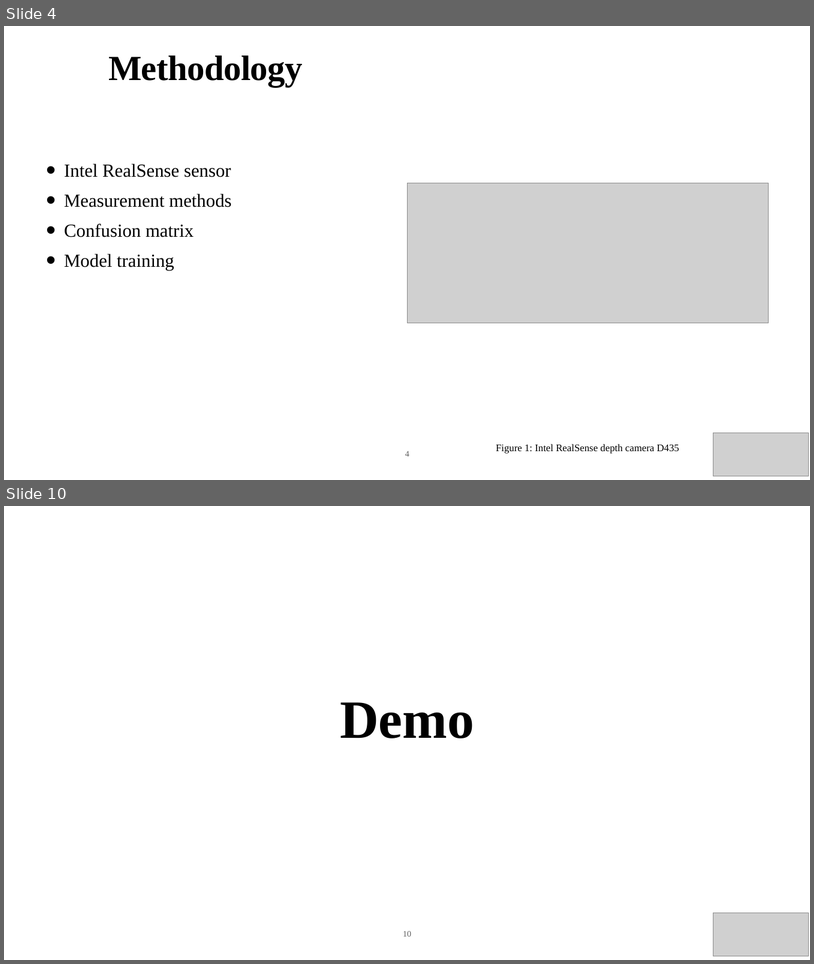
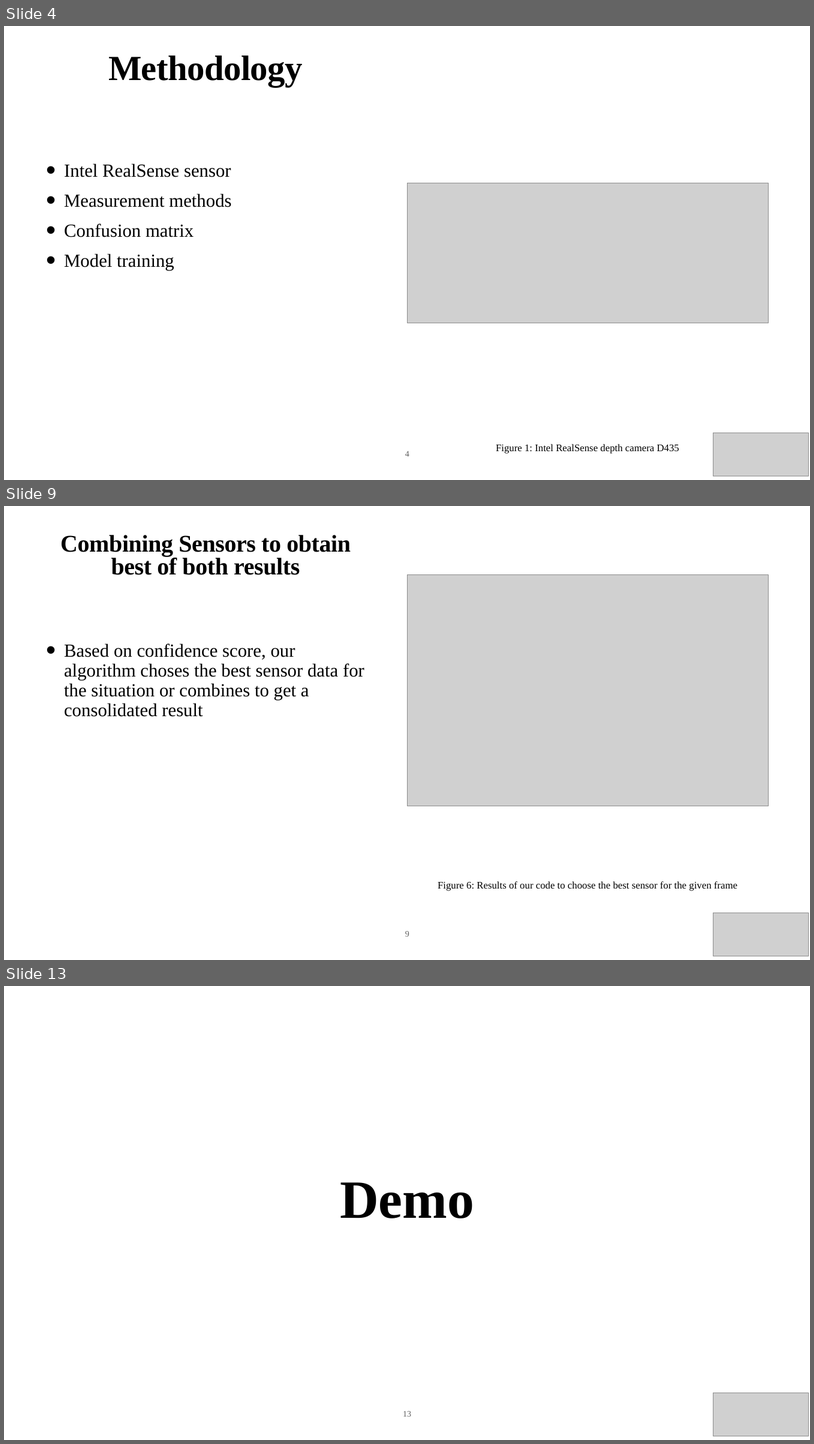
Before and after one commit to kushalprakash6/ObjectDetectionAndTracking, a slide deck: documents/Presentation.pptx. Shown one above the other, each under a label of ours: slides 4 and 10 before the commit, slides 4, 9 and 13 after it; the slides between them are not shown. The pictures are 814x964 and 814x1444 pixels, drawn with LibreOffice and Linux fonts; fonts in the diff are those of the drawing; grey boxes stand for pictures. Boxes give left, top, right and bottom in pixels: in the first picture for what was removed or moved away, otherwise in the second. Text is boxed around its words. In the diff, an @@ line names an element or a change of style, - is before the commit and + after.

```diff
--- a/documents/Presentation.pptx
+++ b/documents/Presentation.pptx
@@ slide 9 added at [4,506,810,960], background #FFFFFF @@
@@ title added at [60,535,351,575], 57.1 pt, text #000000, bold @@
+Combining Sensors to obtain best of both results
@@ picture added at [407,574,768,805] @@
@@ text added at [64,643,365,717], 44 pt, text #000000 @@
+• Based on confidence score, our algorithm choses the best sensor data for the situation or combines to get a consolidated result
@@ text added at [438,881,738,891], 24 pt, text #000000 @@
+Figure 6: Results of our code to choose the best sensor for the given frame
@@ picture added at [713,912,809,955] @@
@@ page number added at [405,931,410,936], 20 pt, text #5E5E5E @@
+9
@@ what was slide 10 is now slide 13 @@
@@ page number at [403,1411,411,1416]: text changed @@
-10
+13
```
Also in this commit, not shown: 5 slides changed, 2 other slides added, 10 other files.
